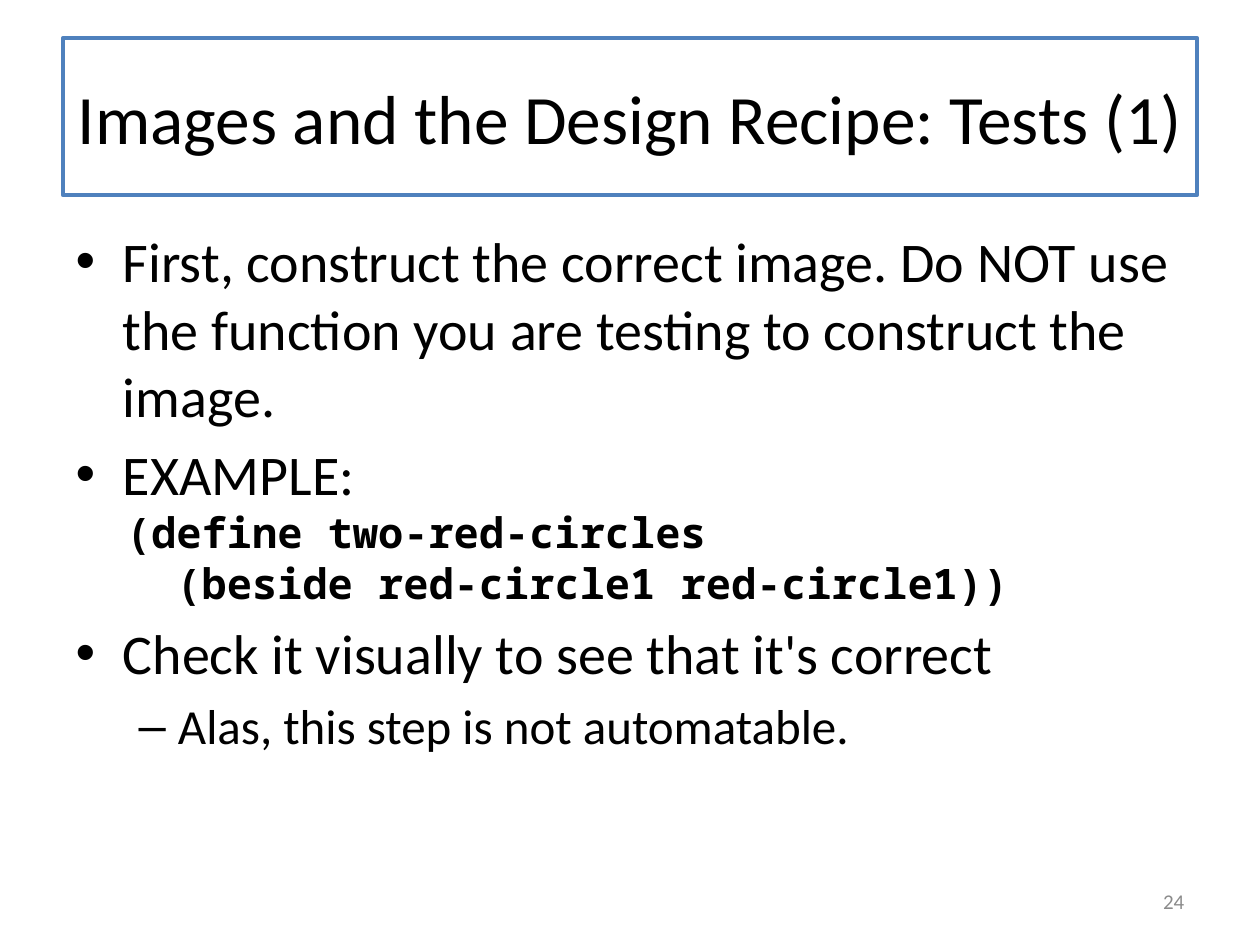
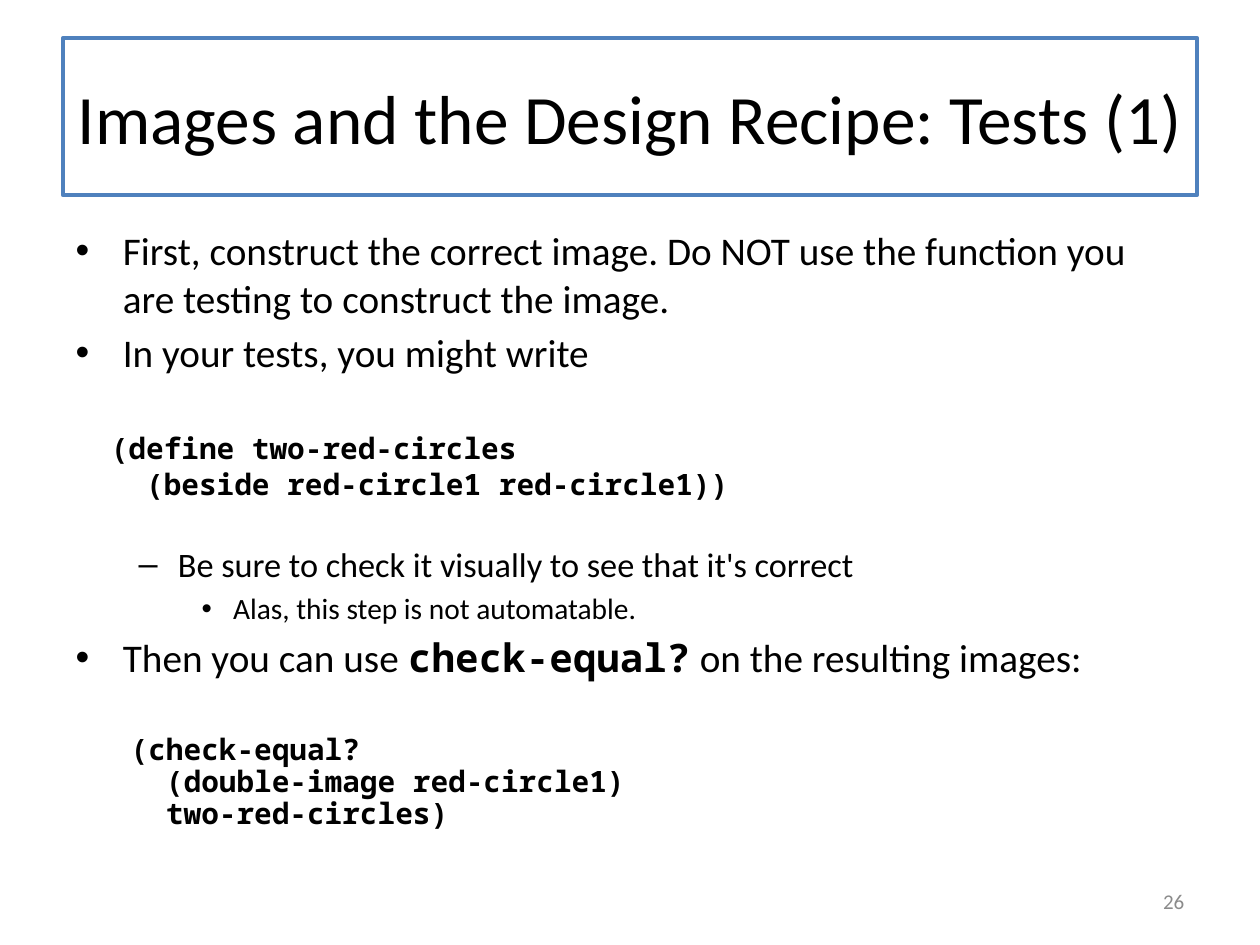
Before and after one commit to mwand/cs5010f17, a slide deck: slide 26 of Slides/Lesson 3.1 Working with images and scenes.pptx (slide 24 before the commit). Drawn at 1260x945 pixels with LibreOffice and Linux fonts; fonts in the diff are those of the drawing. Boxes give left, top, right and bottom in pixels: in the first picture for what was removed or moved away, otherwise in the second. Text is boxed around its words. In the diff, an @@ line names an element or a change of style, - is before the commit and + after.

```diff
--- a/Slides/Lesson 3.1 Working with images and scenes.pptx
+++ b/Slides/Lesson 3.1 Working with images and scenes.pptx
@@ text at [111, 237, 1126, 624]: size 32 to 22.4 pt in "First, construct the correct image. Do NOT ..."; size 24 to 16.8 pt in "(define two-red-circles", "(beside red-circle1 red-circle1))"; size 28 to 16.8 pt in "Alas, this step is not automatable."; less space between paragraphs; bullet – to •; list level 2 to 3 in "Alas, this step is not ..." @@
@@ text at [123, 339, 589, 374]: text changed; size 32 to 22.4 pt @@
-• EXAMPLE:
+• In your tests, you might write
@@ text at [178, 553, 854, 583]: text changed; size 32 to 19.6 pt @@
-• Check it visually to see that it's correct
+  – Be sure to check it visually to see that it's correct
@@ text at [123, 642, 1082, 829]: paragraphs added @@
+• Then you can use check-equal? on the resulting images:
+  (check-equal?
+  (double-image red-circle1)
+  two-red-circles)
@@ page number at [1163, 895, 1184, 909]: text changed @@
-24
+26
```
Also in this commit, not shown: 9 other slides changed, 2 slides added, 1 slide removed, 21 other files.
